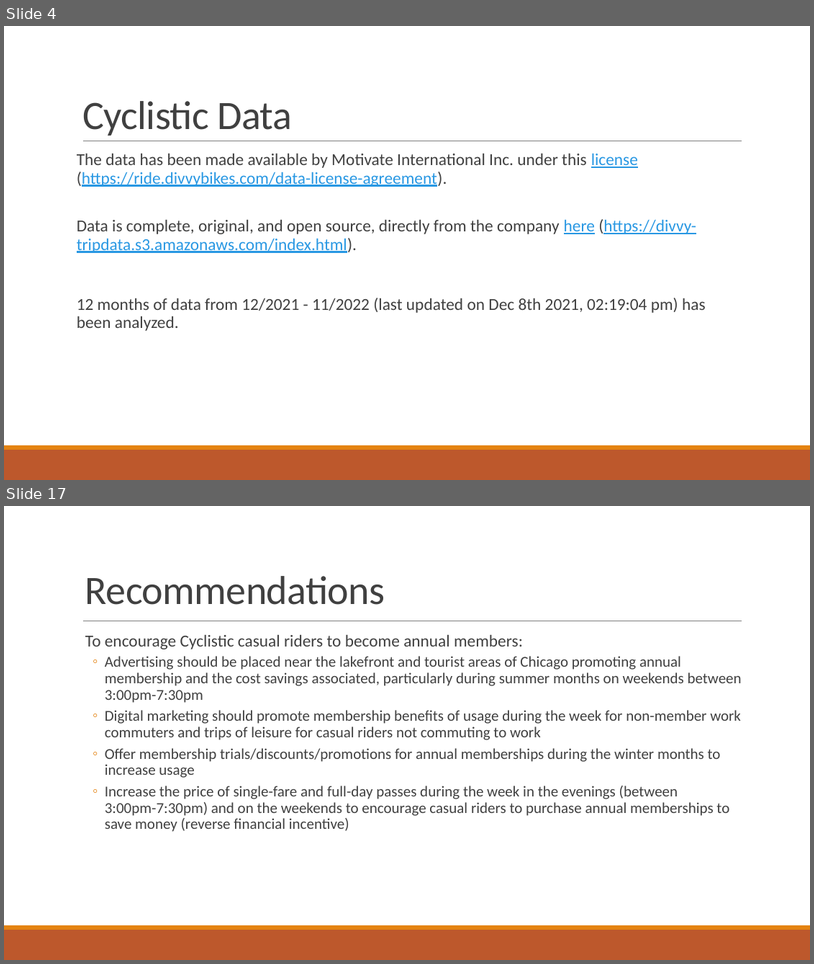
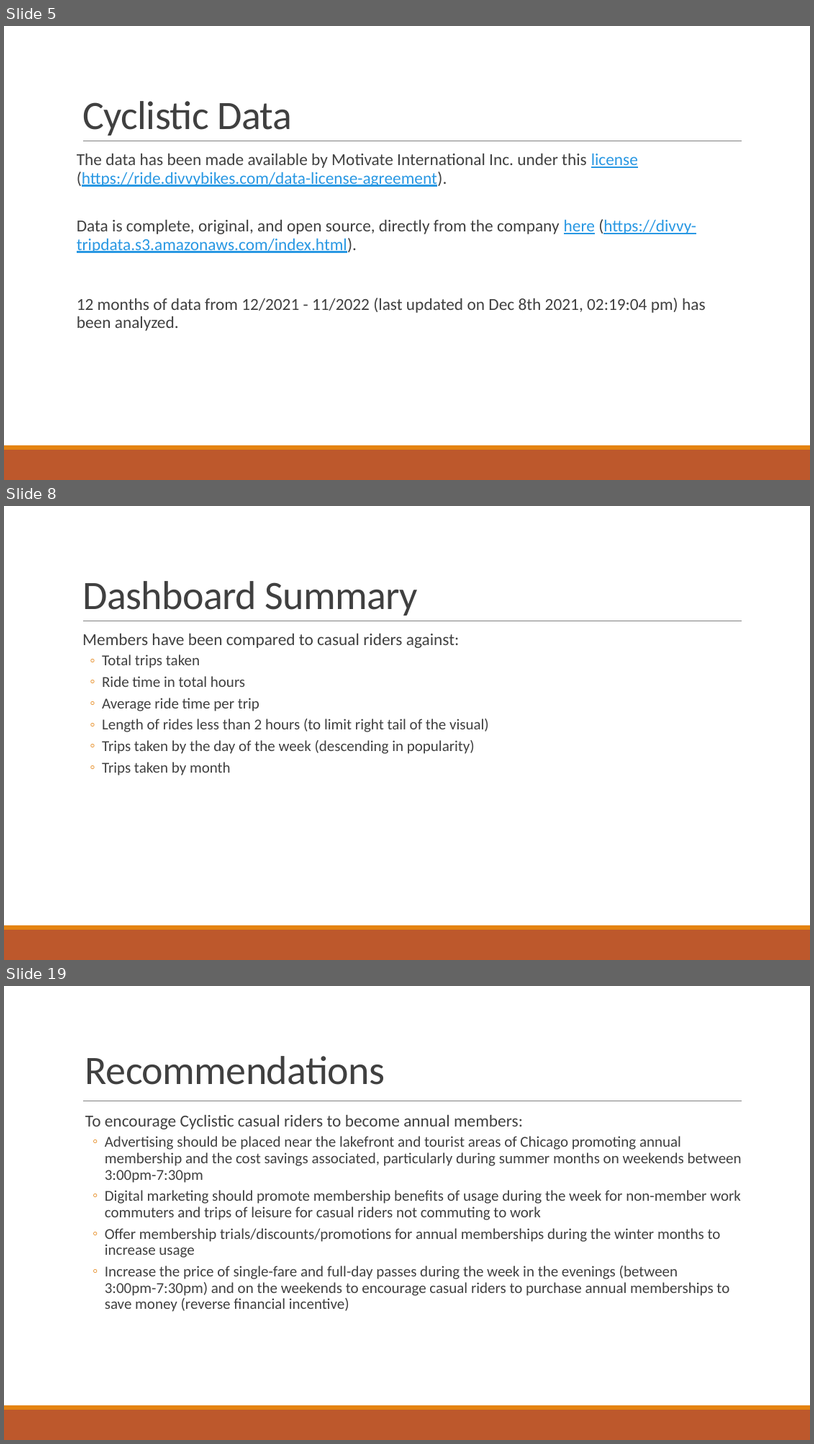
Before and after one commit to jesse-richardville/Cyclistic-Case-Study, a slide deck: Final Report-Capstone Presentation.pptx. Shown one above the other, each under a label of ours: slides 4 and 17 before the commit, slides 5, 8 and 19 after it; the slides between them are not shown. The pictures are 814x964 and 814x1444 pixels, drawn with LibreOffice and Linux fonts; fonts in the diff are those of the drawing. Boxes give left, top, right and bottom in pixels: in the first picture for what was removed or moved away, otherwise in the second. Text is boxed around its words. In the diff, an @@ line names an element or a change of style, - is before the commit and + after.

```diff
--- a/Final Report-Capstone Presentation.pptx
+++ b/Final Report-Capstone Presentation.pptx
@@ slide 8 added at (4, 506, 810, 960), background #FFFFFF; not listed: 3 template elements that a slide beside it also shows @@
@@ title added at (82, 581, 418, 615), 48 pt, text #404040 @@
+Dashboard Summary
@@ text added at (82, 633, 489, 775), 18 pt, text #404040 @@
+  Members have been compared to casual riders against:
+  ◦ Total trips taken
+  ◦ Ride time in total hours
+  ◦ Average ride time per trip
+  ◦ Length of rides less than 2 hours (to limit right tail of the visual)
+  ◦ Trips taken by the day of the week (descending in popularity)
+  ◦ Trips taken by month
@@ what was slide 4 is now slide 5 @@
@@ what was slide 17 is now slide 19 @@
```
Also in this commit, not shown: 7 slides changed, 1 other slide added.
